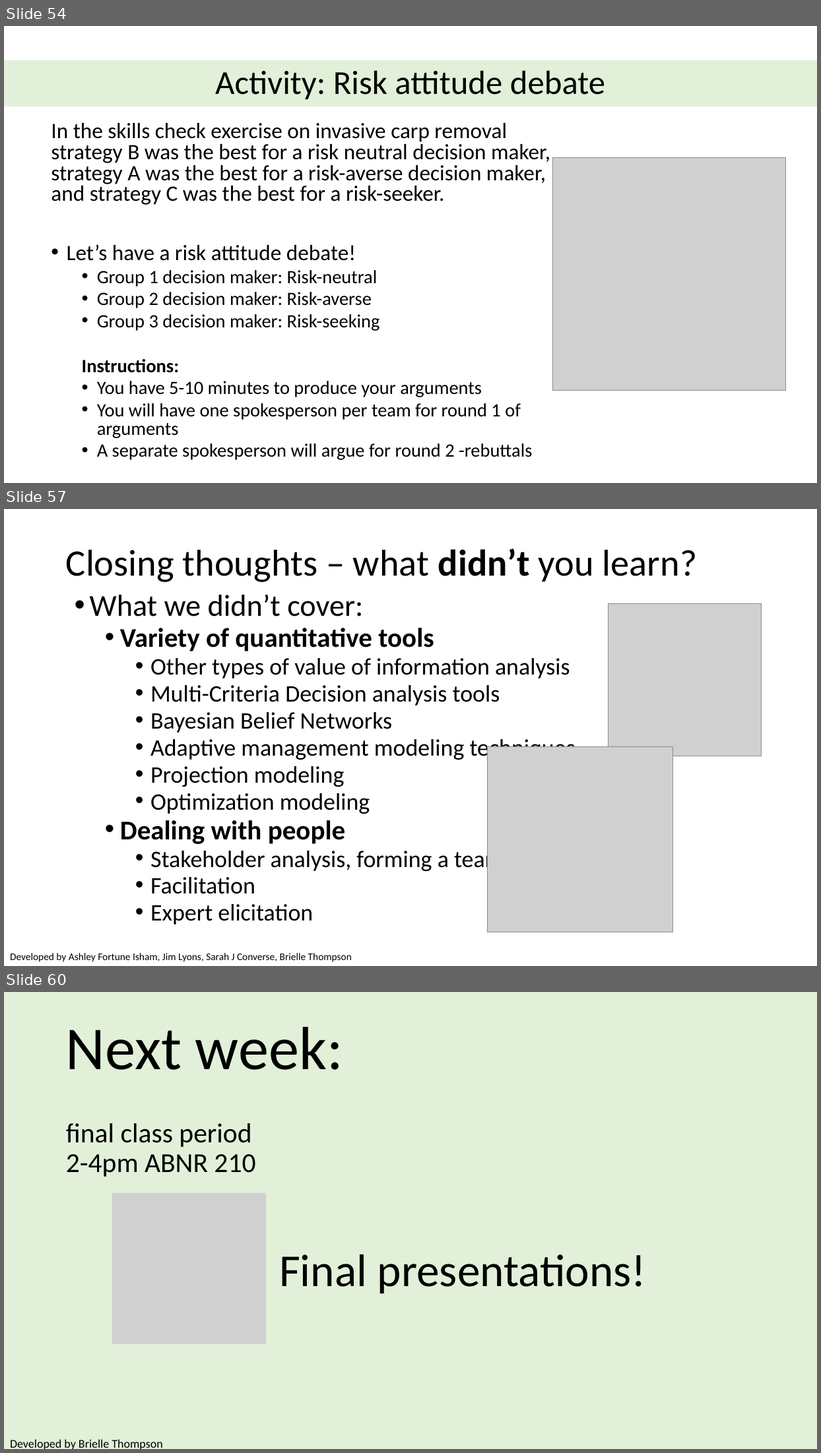
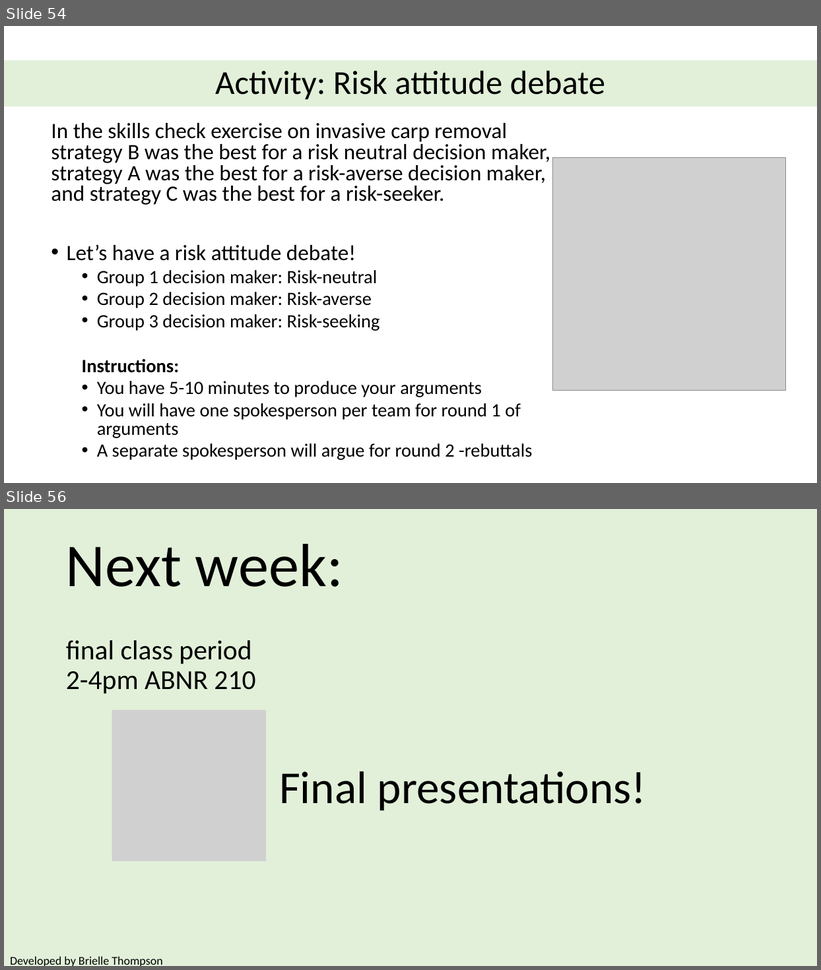
Before and after one commit to briellekthompson/NATR_8001_DecisionAnalysis_Fall25_Mizzou, a slide deck: material/Week7-UncertaintyPart2-Risk/Week7_SDM_Mizzou.pptx. Shown one above the other, each under a label of ours: slides 54, 57 and 60 before the commit, slides 54 and 56 after it; the slides between them are not shown. The pictures are 821x1453 and 821x970 pixels, drawn with LibreOffice and Linux fonts; fonts in the diff are those of the drawing; grey boxes stand for pictures; background and template pictures are left out. Boxes give left, top, right and bottom in pixels: in the first picture for what was removed or moved away, otherwise in the second. Text is boxed around its words. In the diff, an @@ line names an element or a change of style, - is before the commit and + after.

```diff
--- a/material/Week7-UncertaintyPart2-Risk/Week7_SDM_Mizzou.pptx
+++ b/material/Week7-UncertaintyPart2-Risk/Week7_SDM_Mizzou.pptx
@@ slide 57 removed at [4, 509, 817, 966], background #FFFFFF @@
@@ title removed at [66, 549, 697, 582] @@
-Closing thoughts – what didn’t you learn?
@@ text removed at [90, 594, 576, 925] @@
-• What we didn’t cover:
-  • Variety of quantitative tools
-    • Other types of value of information analysis
-    • Multi-Criteria Decision analysis tools
-    • Bayesian Belief Networks
-    • Adaptive management modeling techniques
-    • Projection modeling
-    • Optimization modeling
-  • Dealing with people
-    • Stakeholder analysis, forming a team
-    • Facilitation
-    • Expert elicitation
@@ picture removed at [609, 603, 762, 757] @@
@@ picture removed at [487, 747, 673, 932] @@
@@ text removed at [10, 953, 352, 962] @@
-Developed by Ashley Fortune Isham, Jim Lyons, Sarah J Converse, Brielle Thompson
@@ what was slide 60 is now slide 56 @@
```
Also in this commit, not shown: 3 other slides removed, 5 other files.
